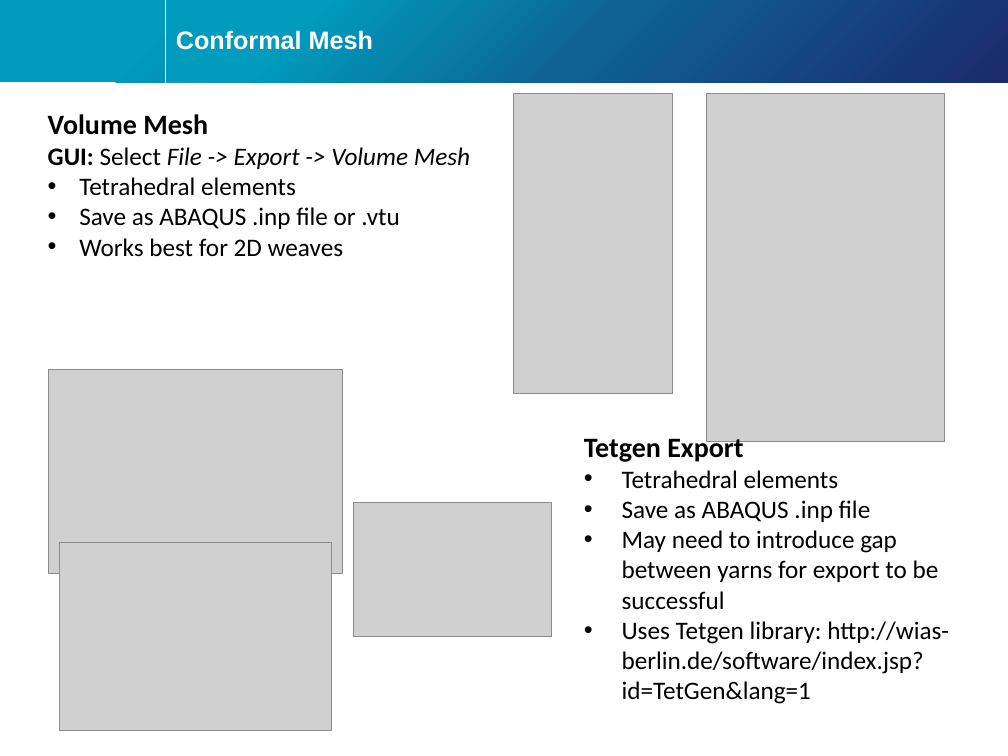
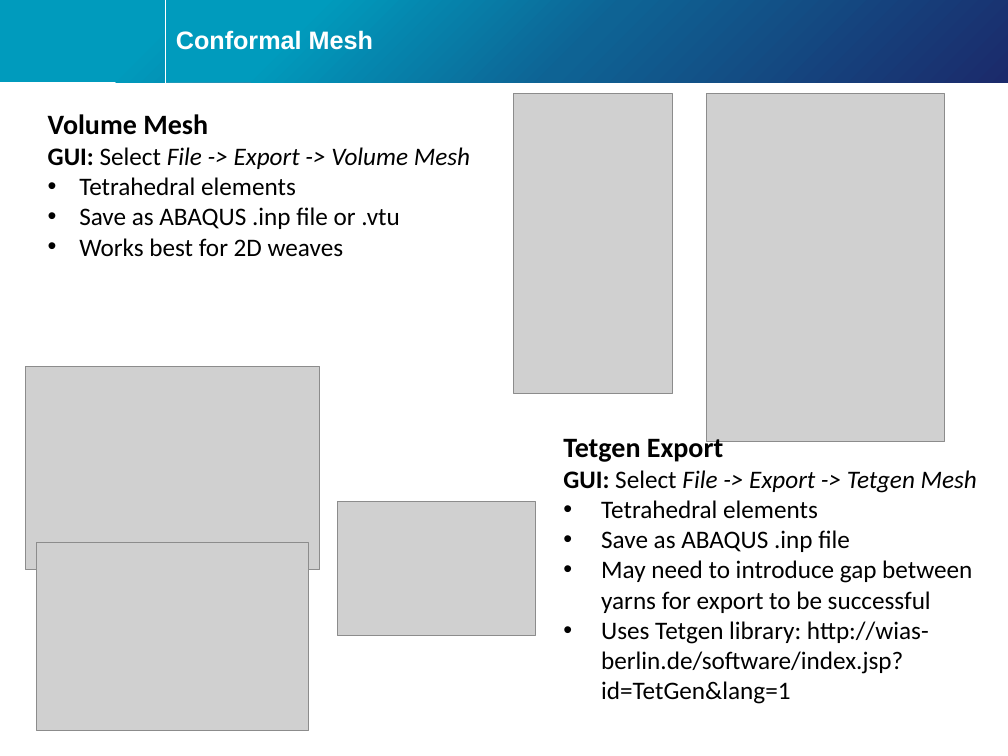
Before and after one commit to louisepb/ICMAC2018-Workshop, a slide deck: slide 18 of ICMAC TexGen workshop 2018.pptx. Drawn at 1008x756 pixels with LibreOffice and Linux fonts; fonts in the diff are those of the drawing; grey boxes stand for pictures; background and template pictures are left out. Boxes give left, top, right and bottom in pixels: in the first picture for what was removed or moved away, otherwise in the second. Text is boxed around its words. In the diff, an @@ line names an element or a change of style, - is before the commit and + after.

```diff
--- a/ICMAC TexGen workshop 2018.pptx
+++ b/ICMAC TexGen workshop 2018.pptx
@@ picture: place and size @@
-picture at <box>48,370,343,574</box>
+picture at <box>25,366,320,570</box>
@@ text "Tetgen Export": place and size @@
-text "Tetgen Export" at <box>584,434,949,704</box>
+text "Tetgen Export" at <box>563,434,977,704</box>
@@ text at <box>563,470,977,493</box>: paragraph added @@
+GUI: Select File -> Export -> Tetgen Mesh
@@ picture: place and size @@
-picture at <box>354,502,551,636</box>
+picture at <box>338,502,535,636</box>
@@ picture: place and size @@
-picture at <box>59,542,332,731</box>
+picture at <box>36,542,308,731</box>
```
Also in this commit, not shown: 3 slides added, 2 other files.
